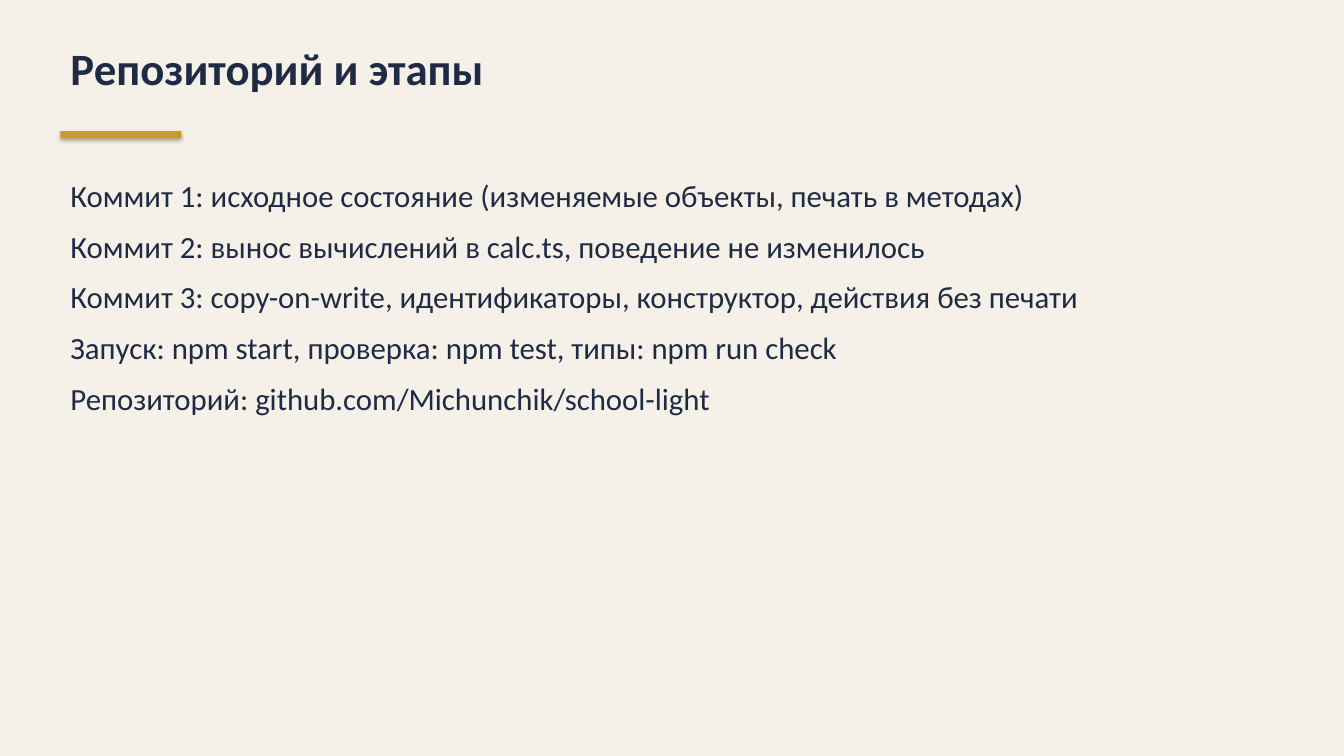
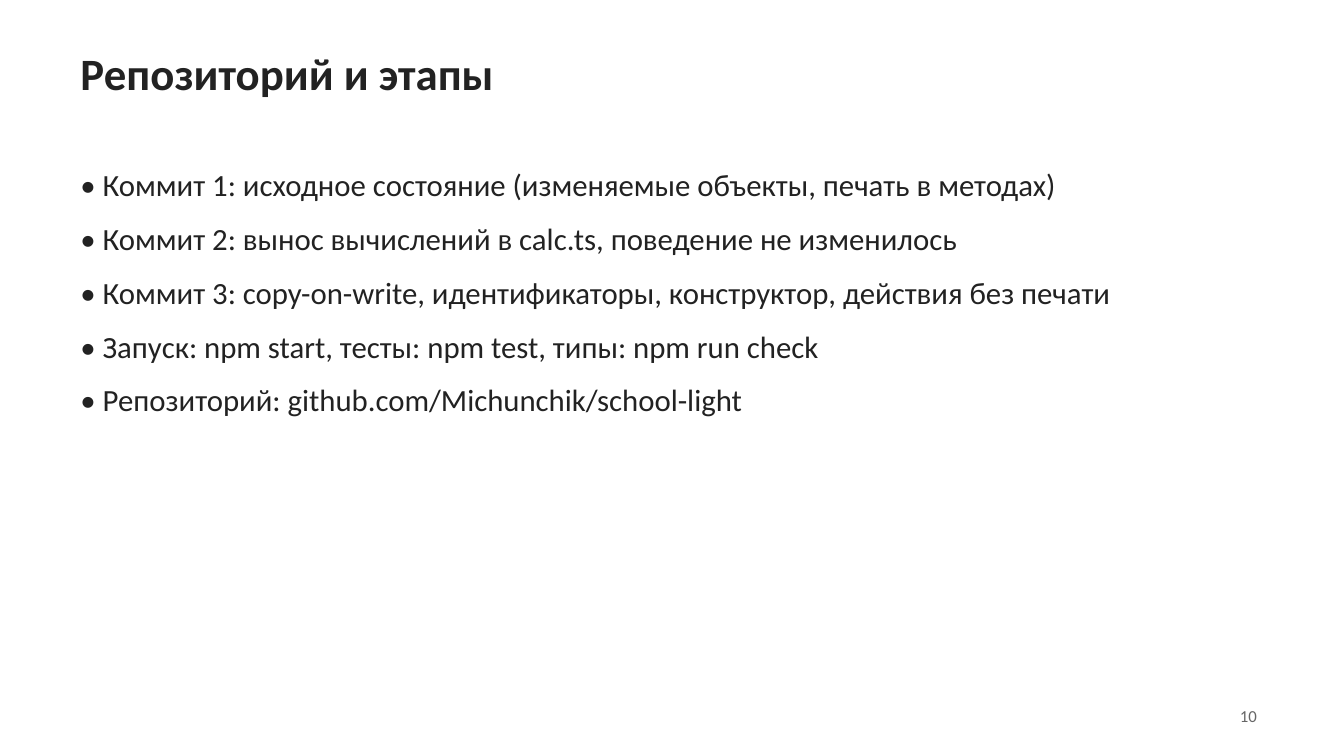
Before and after one commit to Michunchik/school-light, a slide deck: slide 10 of docs/school-light-seminar.pptx. Drawn at 1344x756 pixels with LibreOffice and Linux fonts; fonts in the diff are those of the drawing. Boxes give left, top, right and bottom in pixels: in the first picture for what was removed or moved away, otherwise in the second. Text is boxed around its words. In the diff, an @@ line names an element or a change of style, - is before the commit and + after.

```diff
--- a/docs/school-light-seminar.pptx
+++ b/docs/school-light-seminar.pptx
@@ background #F5F1E8 to #FFFFFF @@
@@ text "Репозиторий и этапы": place and size @@
-text "Репозиторий и этапы" at (70, 54, 484, 92)
+text "Репозиторий и этапы" at (80, 59, 494, 97)
@@ text "Репозиторий и этапы" at (80, 59, 494, 97): text colour #1F2A44 to #222222 @@
@@ rectangle removed at (60, 131, 181, 138) @@
@@ text at (103, 173, 1110, 417): text changed; text colour #1F2A44 to #222222 @@
-Коммит 1: исходное состояние (изменяемые объекты, печать в методах)
-Коммит 2: вынос вычислений в calc.ts, поведение не изменилось
-Коммит 3: copy-on-write, идентификаторы, конструктор, действия без печати
-Запуск: npm start, проверка: npm test, типы: npm run check
-Репозиторий: github.com/Michunchik/school-light
+• Коммит 1: исходное состояние (изменяемые объекты, печать в методах)
+• Коммит 2: вынос вычислений в calc.ts, поведение не изменилось
+• Коммит 3: copy-on-write, идентификаторы, конструктор, действия без печати
+• Запуск: npm start, тесты: npm test, типы: npm run check
+• Репозиторий: github.com/Michunchik/school-light
@@ text added at (1240, 711, 1257, 722), 12 pt, text #666666 @@
+10
```
Also in this commit, not shown: 9 other slides changed.
